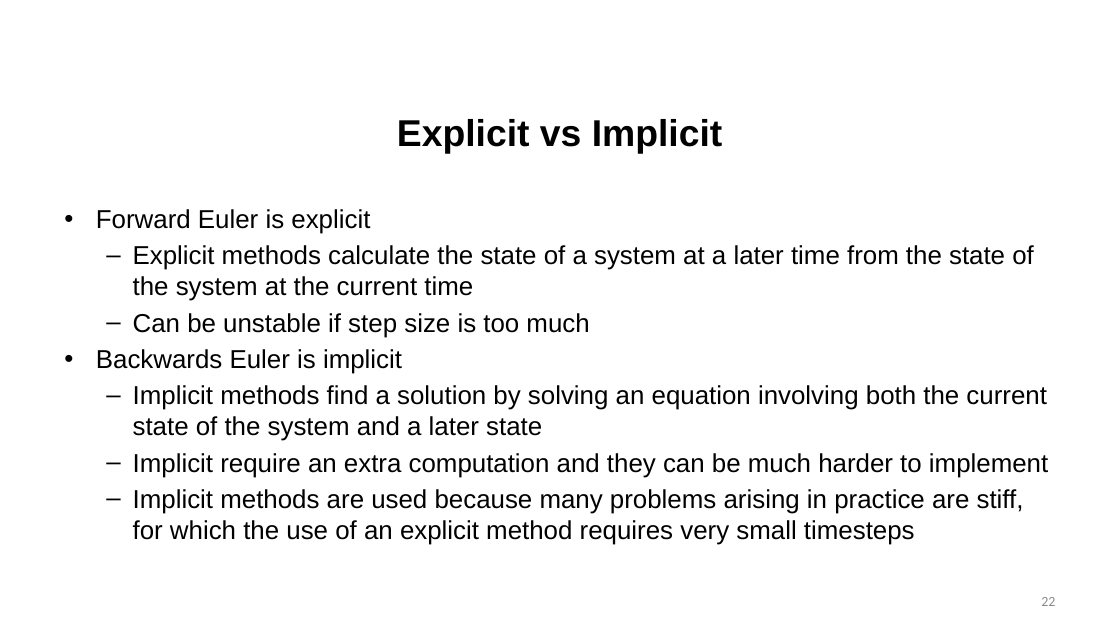
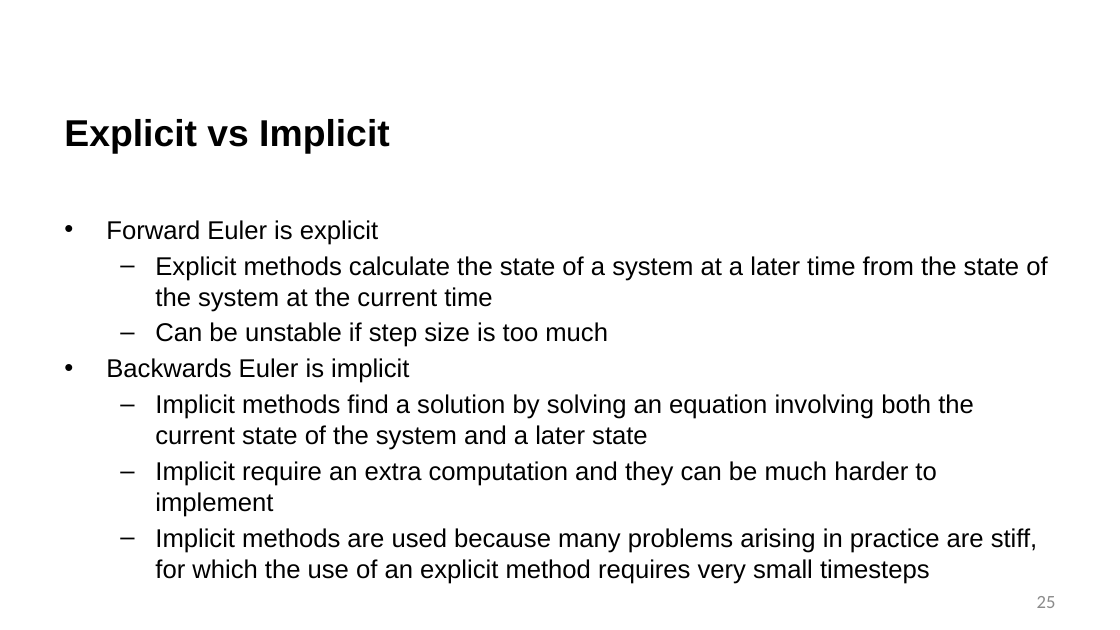
Before and after one commit to benbeeler/TEACHING, a slide deck: slide 25 of Nuclear_Fuel_Performance/NE533_Spring2026/Module1/Lec4_thermal_limits_kth_numerics.pptx (slide 22 before the commit). Drawn at 1120x630 pixels with LibreOffice and Linux fonts; fonts in the diff are those of the drawing; background and template pictures are left out. Boxes give left, top, right and bottom in pixels: in the first picture for what was removed or moved away, otherwise in the second. Text is boxed around its words. In the diff, an @@ line names an element or a change of style, - is before the commit and + after.

```diff
--- a/Nuclear_Fuel_Performance/NE533_Spring2026/Module1/Lec4_thermal_limits_kth_numerics.pptx
+++ b/Nuclear_Fuel_Performance/NE533_Spring2026/Module1/Lec4_thermal_limits_kth_numerics.pptx
@@ title "Explicit vs Implicit" at (64, 119, 390, 154): alignment centre to left @@
@@ text "Forward Euler is explicit": place and size @@
-text "Forward Euler is explicit" at (96, 209, 1048, 545)
+text "Forward Euler is explicit" at (106, 220, 1047, 579)
@@ text "Forward Euler is explicit" at (106, 220, 1047, 579): size 22.2 to 22 pt; indent changed @@
@@ page number at (1037, 596, 1056, 608): text changed; size 12 to 16 pt @@
-22
+25
```
Also in this commit, not shown: 23 other slides changed, 4 slides added, 13 slides removed, 4 other files.
